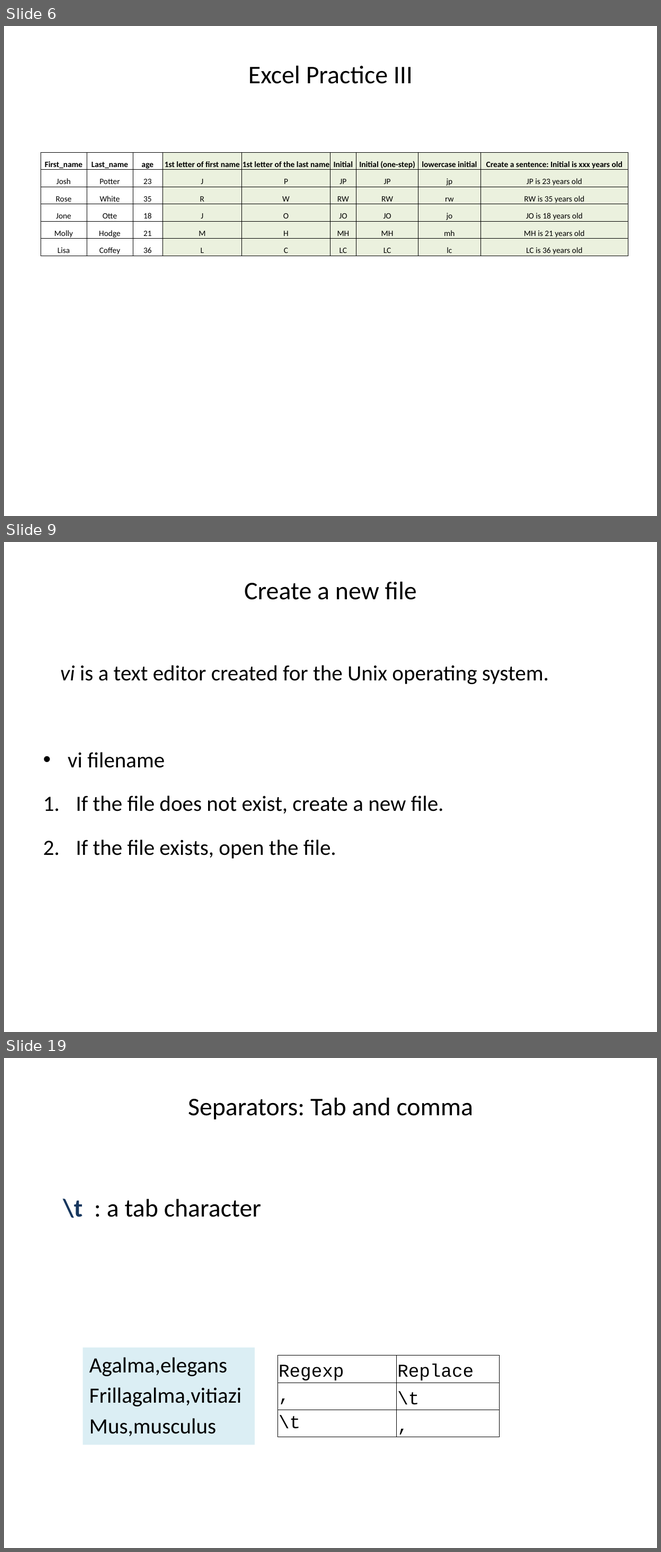
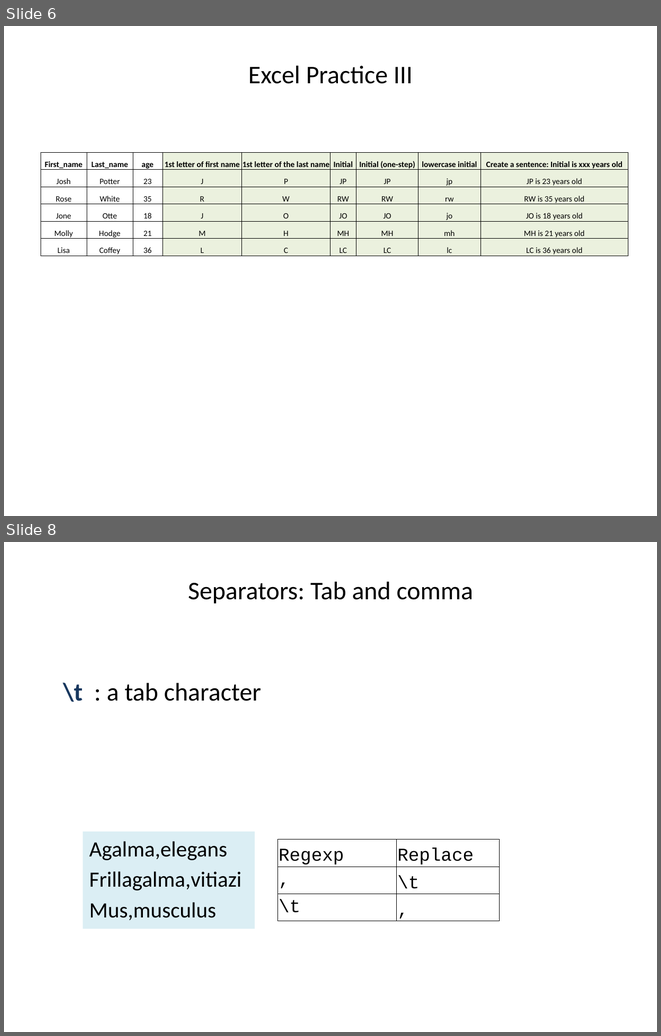
Before and after one commit to ravinpoudel/PLPTH813Bioinformatics, a slide deck: labs/lab01b_vi_regex.pptx. Shown one above the other, each under a label of ours: slides 6, 9 and 19 before the commit, slides 6 and 8 after it; the slides between them are not shown. The pictures are 661x1552 and 661x1036 pixels, drawn with LibreOffice and Linux fonts; fonts in the diff are those of the drawing. Boxes give left, top, right and bottom in pixels: in the first picture for what was removed or moved away, otherwise in the second. Text is boxed around its words. In the diff, an @@ line names an element or a change of style, - is before the commit and + after.

```diff
--- a/labs/lab01b_vi_regex.pptx
+++ b/labs/lab01b_vi_regex.pptx
@@ slide 9 removed at [4, 542, 657, 1032], background #FFFFFF @@
@@ title removed at [244, 581, 417, 600] @@
-Create a new file
@@ text removed at [60, 665, 549, 684] @@
-vi is a text editor created for the Unix operating system.
@@ text removed at [68, 752, 444, 858] @@
-• vi filename
-1. If the file does not exist, create a new file.
-2. If the file exists, open the file.
@@ what was slide 19 is now slide 8 @@
```
Also in this commit, not shown: 2 slides changed, 10 other slides removed.
